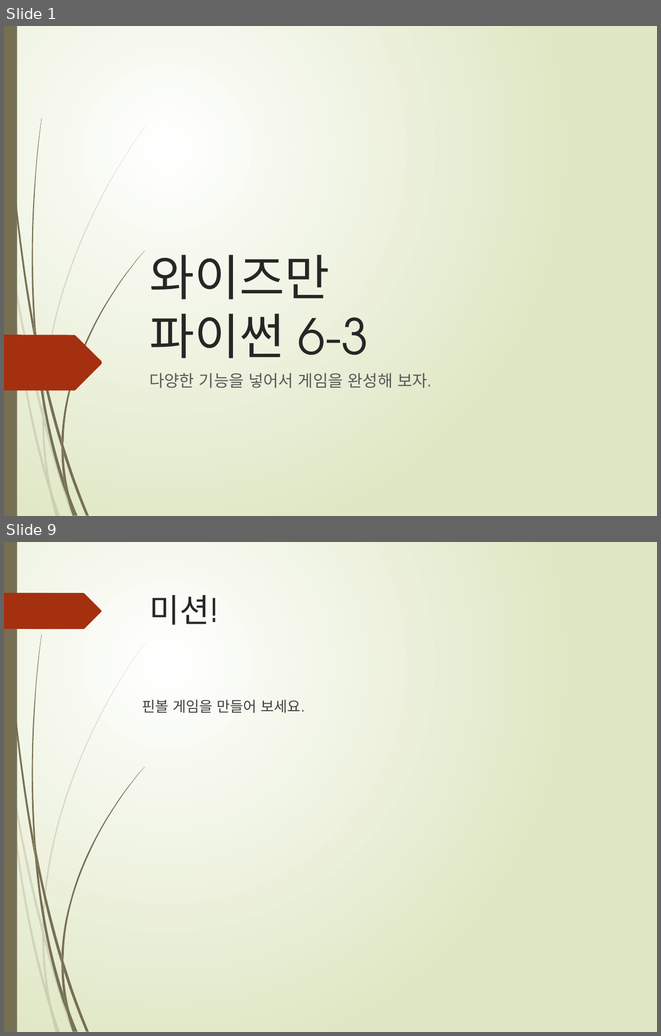
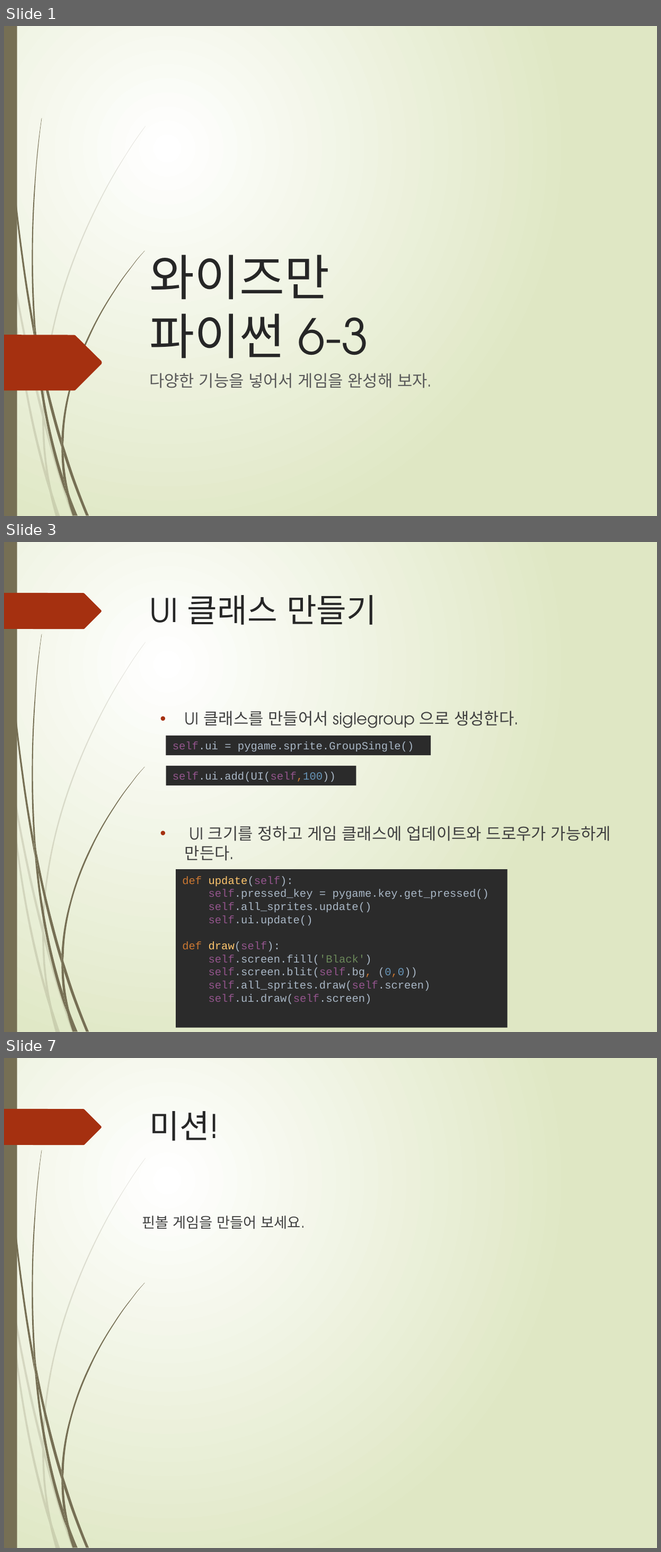
Before and after one commit to freshmea/weizman_python_class, a slide deck: textbook/파이썬6-3교시.pptx. Shown one above the other, each under a label of ours: slides 1 and 9 before the commit, slides 1, 3 and 7 after it; the slides between them are not shown. The pictures are 661x1036 and 661x1552 pixels, drawn with LibreOffice and Linux fonts; fonts in the diff are those of the drawing. Boxes give left, top, right and bottom in pixels: in the first picture for what was removed or moved away, otherwise in the second. Text is boxed around its words. In the diff, an @@ line names an element or a change of style, - is before the commit and + after.

```diff
--- a/textbook/파이썬6-3교시.pptx
+++ b/textbook/파이썬6-3교시.pptx
@@ slide 3 added at (4, 542, 657, 1032), background gradient #FFFFFF to #DFE8C4; not listed: 24 template elements that a slide beside it also shows @@
@@ title added at (149, 595, 377, 625), 36 pt, text #262626 @@
+UI 클래스 만들기
@@ text added at (185, 711, 611, 861), 18 pt, text #404040 @@
+• UI 클래스를 만들어서 siglegroup 으로 생성한다.
+• UI 크기를 정하고 게임 클래스에 업데이트와 드로우가 가능하게 만든다.
@@ rectangle added at (166, 735, 431, 755), fill #2B2B2B, 12 pt, text #A9B7C6 @@
+self.ui = pygame.sprite.GroupSingle()
@@ rectangle added at (166, 766, 356, 786), fill #2B2B2B, 12 pt, text #A9B7C6 @@
+self.ui.add(UI(self,100))
@@ rectangle added at (176, 869, 508, 1027), fill #2B2B2B, 12 pt, text #A9B7C6 @@
+def update(self):
+self.pressed_key = pygame.key.get_pressed()
+self.all_sprites.update()
+self.ui.update()
+def draw(self):
+self.screen.fill('Black')
+self.screen.blit(self.bg, (0,0))
+self.all_sprites.draw(self.screen)
+self.ui.draw(self.screen)
@@ what was slide 9 is now slide 7 @@
```
Also in this commit, not shown: 1 slide changed, 3 other slides added, 6 slides removed, 1 other file.
